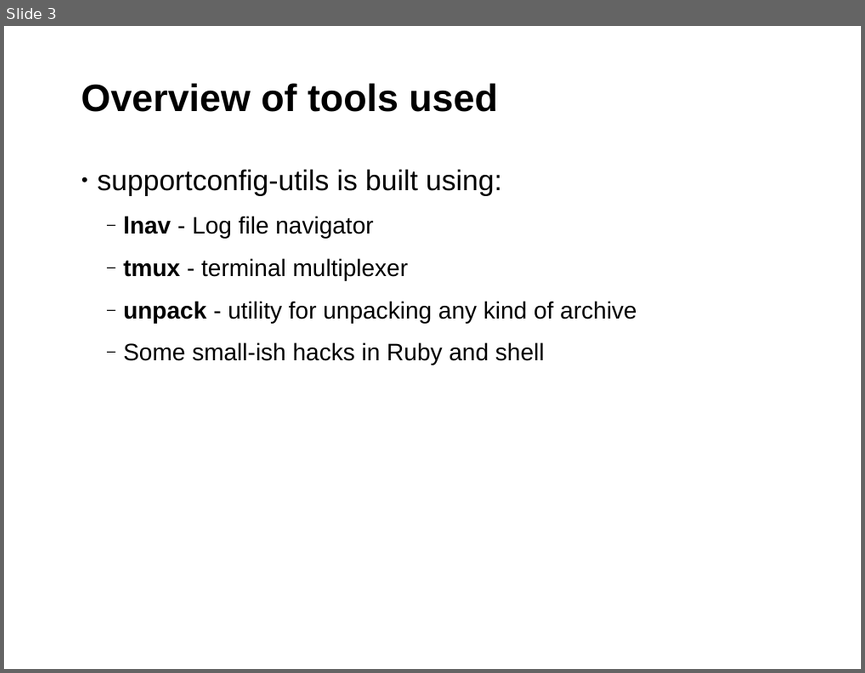
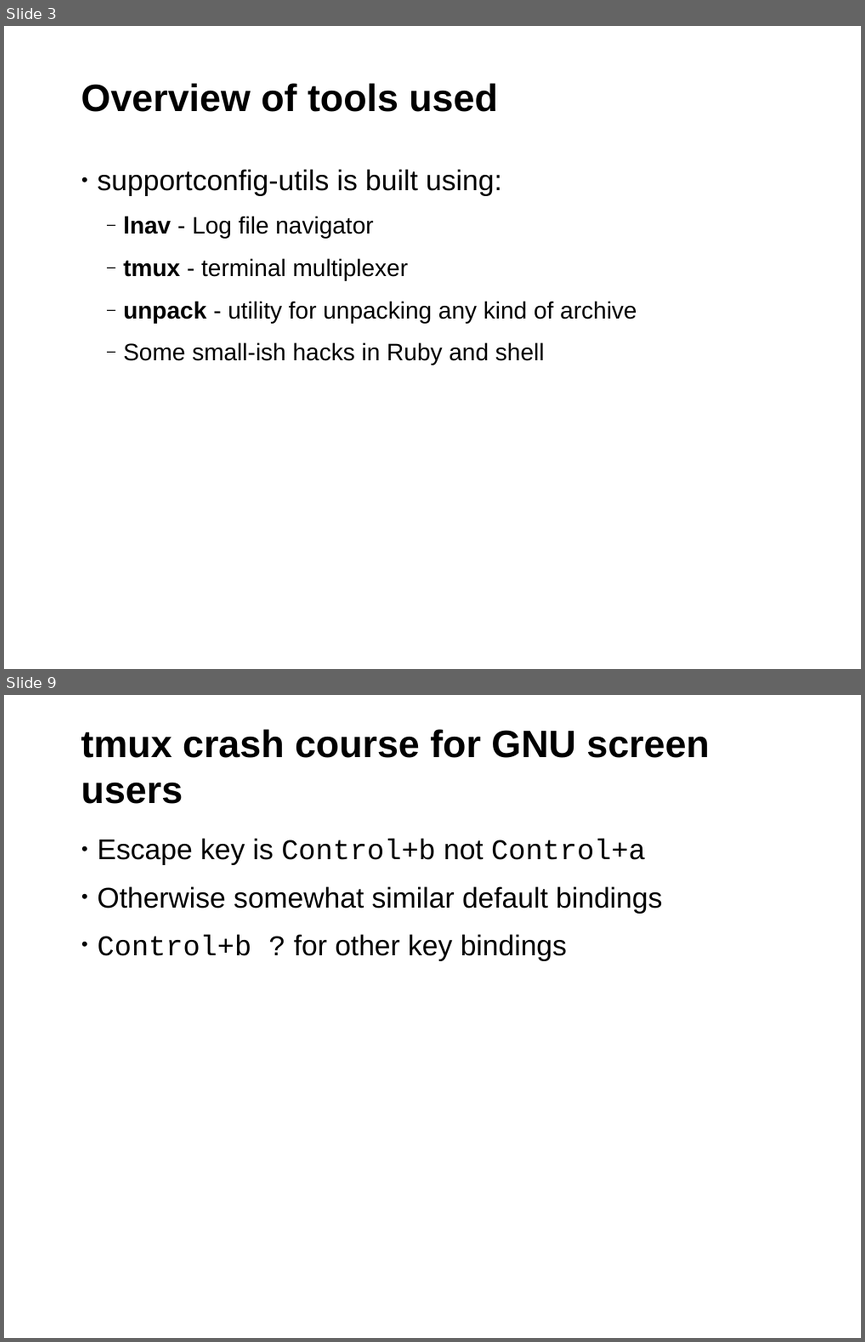
Before and after one commit to sayalilunkad/supportconfig-utils-slides, a slide deck: presentation.odp. Shown one above the other, each under a label of ours: slide 3 before the commit, slides 3 and 9 after it; the slides between them are not shown. The pictures are 865x673 and 865x1342 pixels, drawn with LibreOffice and Linux fonts; fonts in the diff are those of the drawing; background and template pictures are left out. Boxes give left, top, right and bottom in pixels: in the first picture for what was removed or moved away, otherwise in the second. Text is boxed around its words. In the diff, an @@ line names an element or a change of style, - is before the commit and + after.

```diff
--- a/presentation.odp
+++ b/presentation.odp
@@ slide 9 added at (4, 695, 861, 1338), background #FFFFFF; not listed: 1 template element that a slide beside it also shows @@
@@ title added at (81, 729, 709, 804), 32 pt, text #000000, bold @@
+tmux crash course for GNU screen users
@@ text added at (98, 838, 662, 961), 24 pt, text #000000 @@
+• Escape key is Control+b not Control+a
+• Otherwise somewhat similar default bindings
+• Control+b ? for other key bindings
```
Also in this commit, not shown: 7 slides changed, 4 other slides added, 2 slides removed, 2 other files.
